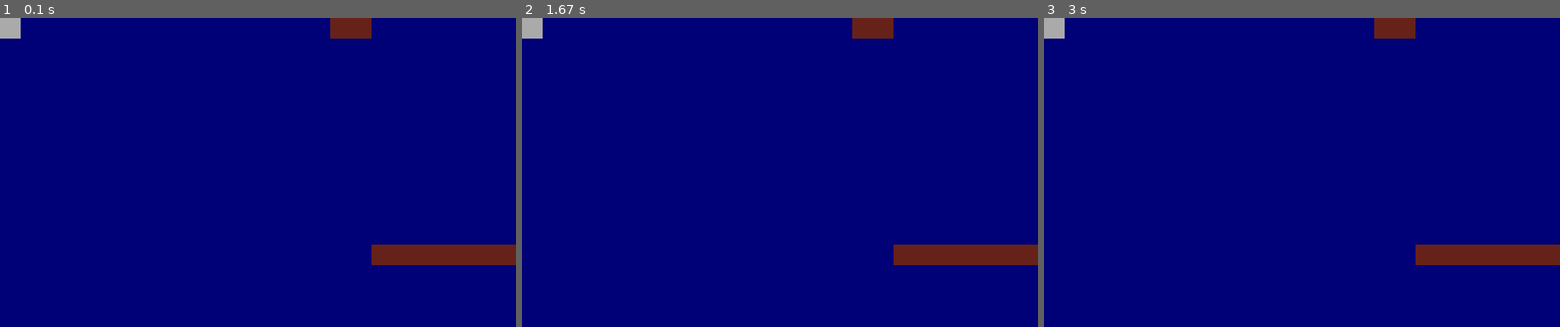
Above: before the commit, frames 1-3 (left to right).
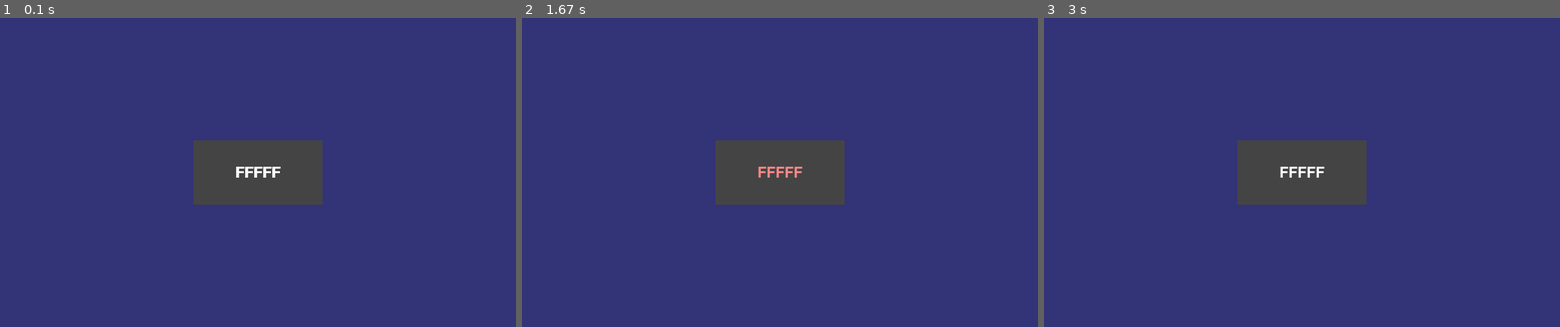
Above: after the commit, the same moments.

Repository: Danya0x07/Ghost-Hunter
Game: pygame game, started from main.py
Two runs of this game, one before a commit and one after it. Both use one fixed random seed, a clock stepped at 60 frames per second and the inputs below.
Inputs (mouse positions are in pixels of both pictures, inside the frame that each line leads up to):
- Up to frame 1 (0.1 s): no input
- Up to frame 2 (1.67 s): click (780, 172) at 0.38 s; click (945, 163) at 1.22 s; click (780, 191) at 1.55 s
- Up to frame 3 (3 s): click (1142, 126) at 1.88 s; click (1363, 200) at 2.22 s; click (1312, 67) at 2.55 s

The runs differ from the first frame. In frame 1, 100% of the frame differs, in the area x 0-100%, y 0-100%; in frame 2, 100%; in frame 3, 100%.

Commit message:
Первая кнопка в менюшке

Diff:
--- a/main.py
+++ b/main.py
@@ -1,6 +1,6 @@
 from pygame import init, display
 
-from scenes import MainScene
+from scenes import MainScene, Menu
 from settings import *
 
 
@@ -13,5 +13,5 @@
 
 if __name__ == '__main__':
     screen = init_game()
-    game = MainScene(screen)
+    game = Menu(screen)
     game.mainloop()
--- a/objects.py
+++ b/objects.py
@@ -1,5 +1,6 @@
 from pygame import Surface, Color, Rect
 from pygame.sprite import Sprite, collide_rect
+from pygame.font import Font
 from pygame.locals import *
 
 from settings import *
@@ -98,3 +99,48 @@
         targ_top = max(SCREEN_HEIGHT - self.state.height, targ_top)
         targ_top = min(0, targ_top)
         self.state = Rect(targ_left, targ_top, cam_width, cam_height)
+
+
+class Button(Sprite):
+    USUAL_COLOR = Color(BTN_USUAL_COLOR)
+    SELECTED_COLOR = Color(BTN_SELECTED_COLOR)
+    BG_COLOR = Color(BTN_BG_COLOR)
+    BLIT_LEFT_X = SCREEN_WIDTH // 2 - BTN_WIDTH // 2
+
+
+    def __init__(self, text, screen_rect):
+        super().__init__()
+        self.text = text
+        self.font = Font('resources/freesansbold.ttf', 34)
+        self.image = self.font.render(text, True, Button.USUAL_COLOR)
+        self.sensetive_rect = Rect(0, 0, BTN_WIDTH, BTN_HEIGHT)
+        self.sensetive_rect.center = screen_rect.center
+
+        self.rect = self.image.get_rect()
+        print(self.rect.height)
+        self.surface = Surface((BTN_WIDTH, BTN_HEIGHT))
+        self.surface.fill(Button.BG_COLOR)
+        self.x_blit = BTN_WIDTH // 2 - self.rect.width // 2
+        self.y_blit = BTN_HEIGHT // 2 - self.rect.height // 2
+
+
+        self.current_color = Button.USUAL_COLOR
+        self.last_color = self.current_color
+
+    def check_pressed(self, position):
+        return self.sensetive_rect.collidepoint(*position)
+
+    def update(self, position):
+        if self.sensetive_rect.collidepoint(*position):
+            if self.current_color != Button.SELECTED_COLOR:
+                self.current_color = Button.SELECTED_COLOR
+                self.image = self.font.render(self.text, True, self.current_color, Button.BG_COLOR)
+        else:
+            if self.current_color != Button.USUAL_COLOR:
+                self.current_color = Button.USUAL_COLOR
+                self.image = self.font.render(self.text, True, self.current_color, Button.BG_COLOR)
+
+    def draw(self, screen):
+        y = SCREEN_HEIGHT // 2 - BTN_HEIGHT // 2
+        self.surface.blit(self.image, (self.x_blit, self.y_blit))
+        screen.blit(self.surface, (Button.BLIT_LEFT_X, y))
--- a/scenes.py
+++ b/scenes.py
@@ -1,11 +1,51 @@
-from pygame import display, event, time, Surface, Color
+from pygame import display, event, mouse, Surface, Color
 from pygame.sprite import Group
+from pygame.time import Clock
 from pygame.locals import *
 
 import maps
-from objects import Wall, Camera, Hunter
+from objects import Wall, Camera, Hunter, Button
 from settings import *
 
+
+class Menu:
+
+    def __init__(self, screen):
+        self.screen = screen
+        self.bg = Surface((SCREEN_WIDTH, SCREEN_HEIGHT))
+        self.bg.fill(Color('#333377'))
+        self.clock = Clock()
+        self.create_buttons()
+
+    def create_buttons(self):
+        self.btn_play = Button("FFFFF", self.screen.get_rect())
+        self.buttons = Group(self.btn_play)
+
+    def check_events(self):
+        for e in event.get():
+            if e.type == QUIT:
+                raise SystemExit
+            elif e.type == MOUSEBUTTONDOWN:
+                for btn in iter(self.buttons):
+                    if btn.check_pressed(e.pos):
+                        print('button pressed')
+
+    def update_objects(self):
+        for btn in iter(self.buttons):
+            btn.update(mouse.get_pos())
+
+    def draw_objects(self):
+        for btn in iter(self.buttons):
+            btn.draw(self.bg)
+        self.screen.blit(self.bg, (0, 0))
+
+    def mainloop(self):
+        while True:
+            self.check_events()
+            self.update_objects()
+            self.draw_objects()
+            self.clock.tick(60)
+            display.update()
 
 class MainScene:
 
@@ -21,7 +61,7 @@
         self.entities = Group(self.hunter)
         self.walls = []
         self.camera = Camera(maps.hotel_map)
-        self.timer = time.Clock()
+        self.clock = Clock()
 
     def create_map(self, level_map):
         x = y = 0
@@ -31,6 +71,7 @@
                     wall = Wall(x, y)
                     self.entities.add(wall)
                     self.walls.append(wall)
+                    #self.walls += (wall,)
                 x += WALL_LENGTH
             y += WALL_LENGTH
             x = 0
@@ -58,5 +99,5 @@
             self.check_events()
             self.update_objects()
             self.draw_objects()
-            self.timer.tick(60)
+            self.clock.tick(60)
             display.update()
--- a/settings.py
+++ b/settings.py
@@ -2,3 +2,8 @@
 SCREEN_HEIGHT = 480
 WALL_LENGTH = 32
 WALL_COLOR = "#662218"
+BTN_WIDTH = 200
+BTN_HEIGHT = 100
+BTN_USUAL_COLOR = '#FFFFFF'
+BTN_SELECTED_COLOR = '#FF8888'
+BTN_BG_COLOR = '#444444'
